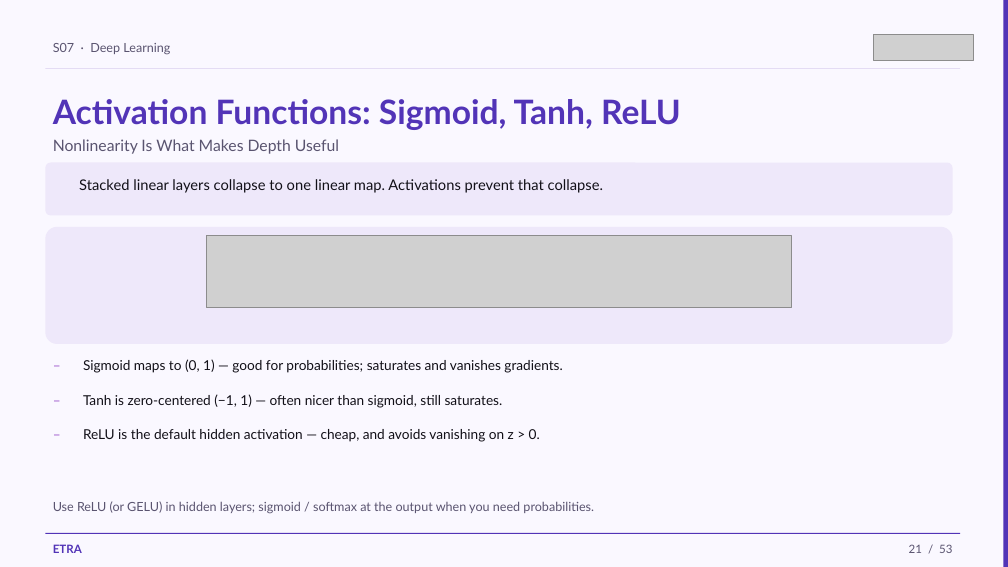
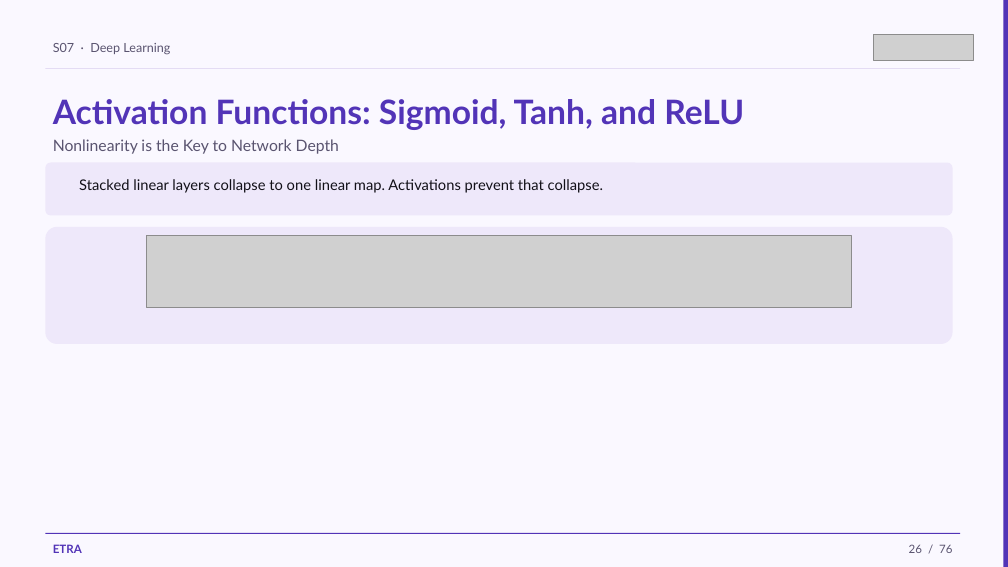
Before and after one commit to iksasa15/AI-ML, a slide deck: slide 26 of web-presentation/pdf-exports/Week2-Session1-Deep-Learning.pptx (slide 21 before the commit). Drawn at 1008x567 pixels with LibreOffice and Linux fonts; fonts in the diff are those of the drawing; grey boxes stand for pictures. Boxes give left, top, right and bottom in pixels: in the first picture for what was removed or moved away, otherwise in the second. Text is boxed around its words. In the diff, an @@ line names an element or a change of style, - is before the commit and + after.

```diff
--- a/web-presentation/pdf-exports/Week2-Session1-Deep-Learning.pptx
+++ b/web-presentation/pdf-exports/Week2-Session1-Deep-Learning.pptx
@@ text at [53,99,744,130]: text changed @@
-Activation Functions: Sigmoid, Tanh, ReLU
+Activation Functions: Sigmoid, Tanh, and ReLU
@@ text at [53,139,339,154]: text changed @@
-Nonlinearity Is What Makes Depth Useful
+Nonlinearity is the Key to Network Depth
@@ picture: place and size @@
-picture at [206,236,792,308]
+picture at [147,236,851,308]
@@ text removed at [45,353,72,385] @@
-–
@@ text removed at [83,359,562,373] @@
-Sigmoid maps to (0, 1) — good for probabilities; saturates and vanishes gradients.
@@ text removed at [45,388,72,420] @@
-–
@@ text removed at [83,394,503,408] @@
-Tanh is zero-centered (−1, 1) — often nicer than sigmoid, still saturates.
@@ text removed at [45,423,72,454] @@
-–
@@ text removed at [83,429,540,442] @@
-ReLU is the default hidden activation — cheap, and avoids vanishing on z > 0.
@@ text removed at [53,501,594,514] @@
-Use ReLU (or GELU) in hidden layers; sigmoid / softmax at the output when you need probabilities.
@@ text at [909,544,952,553]: text changed @@
-21 / 53
+26 / 76
```
Also in this commit, not shown: 48 other slides changed, 26 slides added, 3 slides removed, 11 other files.
